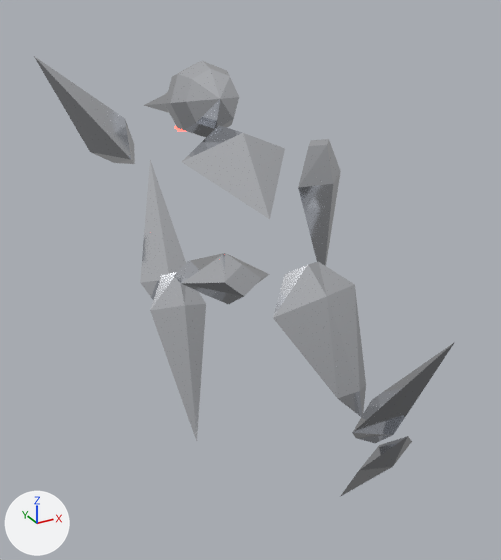
What one commit did to the Blender file art/mercury.blend.
Camera for both pictures: a 50 mm lens placed at (-1.36, -2.28, 1.65), pointed at (0.01, 0.2, 0.41). Every picture has the same lights, and +X, +Y and +Z are marked at lower left. The first picture is the older version.

The scene before the commit, as lines of its bpy script (objects in view):
```python
ob_arm_l = bpy.data.objects.new('arm_L', me_arm_l)
ob_arm_l.parent = ob_chest
ob_arm_l.location = (-0.46, 0.0, 0.42)
ob_arm_l.rotation_euler = (-0.96, 1.222, 0.0)  # degrees (-55, 70, 0)
ob_arm_r = bpy.data.objects.new('arm_R', me_arm_r)
ob_arm_r.parent = ob_chest
ob_arm_r.location = (0.46, 0.0, 0.42)
ob_arm_r.rotation_euler = (1.012, -0.209, 0.0)  # degrees (58, -12, 0)
ob_chest = bpy.data.objects.new('chest', me_chest)
ob_chest.parent = ob_hips
ob_chest.location = (0.0, 0.0, 0.17)
ob_chest.rotation_euler = (-0.838, 0.0, 0.0)  # degrees (-48, 0, 0)
ob_shin_l = bpy.data.objects.new('shin_L', me_shin_l)
ob_shin_l.parent = ob_thigh_l
ob_shin_l.location = (0.0, 0.0, -0.74)
ob_shin_l.rotation_euler = (-1.745, 0.0, 0.0)  # degrees (-100, 0, 0)
ob_shin_r = bpy.data.objects.new('shin_R', me_shin_r)
ob_shin_r.parent = ob_thigh_r
ob_shin_r.location = (0.0, 0.0, -0.74)
ob_shin_r.rotation_euler = (-1.955, 0.0, 0.0)  # degrees (-112, 0, 0)
ob_thigh_l = bpy.data.objects.new('thigh_L', me_thigh_l)
ob_thigh_l.parent = ob_hips
ob_thigh_l.location = (-0.14, 0.0, -0.06)
ob_thigh_l.rotation_euler = (1.396, 0.105, 0.0)  # degrees (80, 6, 0)
ob_thigh_r = bpy.data.objects.new('thigh_R', me_thigh_r)
ob_thigh_r.parent = ob_hips
ob_thigh_r.location = (0.14, 0.0, -0.06)
ob_thigh_r.rotation_euler = (-0.436, -0.14, 0.0)  # degrees (-25, -8, 0)
# also in view: 'head' at (0.0, 0.93, 1.14)
```
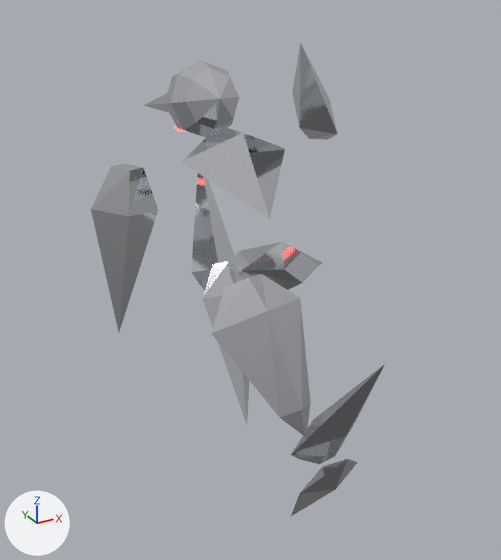
What differs and where, as boxes (x1, y1, x2, y2) in the pictures (501 x 560 px):
'shin_L', turned
    before: (140, 160, 206, 441)
    after: (291, 364, 385, 516)
'thigh_L', turned
    before: (174, 253, 270, 304)
    after: (211, 274, 311, 435)
'thigh_R', turned
    before: (273, 262, 366, 417)
    after: (227, 242, 322, 290)
'arm_L', turned
    before: (34, 56, 135, 164)
    after: (91, 163, 158, 332)
'shin_R', turned
    before: (340, 342, 455, 497)
    after: (191, 173, 250, 424)
'arm_R', turned
    before: (298, 139, 341, 266)
    after: (292, 43, 338, 140)

The edits, one by one:
Object 'arm_L' (ob_arm_l) turns from (-55, 70, 0) to (58, 12, 0) degrees about x, y and z.
Object 'arm_R' (ob_arm_r) turns from (58, -12, 0) to (-55, 70, 0) degrees about x, y and z.
Object 'thigh_L' (ob_thigh_l) turns from (80, 6, 0) to (-25, -8, 0) degrees about x, y and z.
Object 'shin_L' (ob_shin_l) turns from (-100, 0, 0) to (-112, 0, 0) degrees about x, y and z.
Object 'thigh_R' (ob_thigh_r) turns from (-25, -8, 0) to (80, 6, 0) degrees about x, y and z.
Object 'shin_R' (ob_shin_r) turns from (-112, 0, 0) to (-100, 0, 0) degrees about x, y and z.
